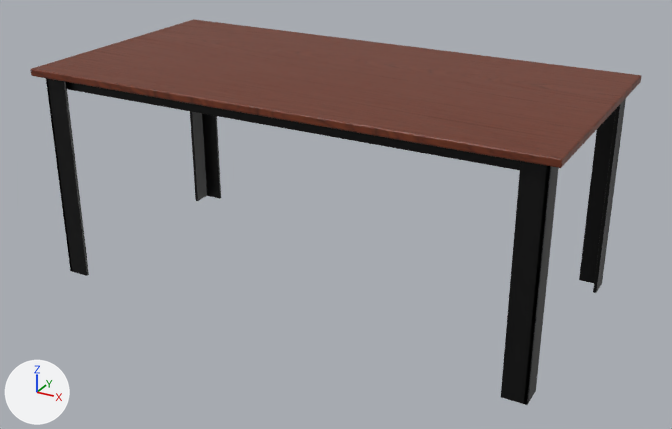
The glTF model models/table-valmo-180.glb: old version first, new version second.
Both versions are drawn from a 50 mm lens placed at (1.455, -2.619, 1.561), pointed at (0.034, -0.037, 0.27). The lights are fixed; the arrows at lower left show +X, +Y and +Z. The picture after the commit comes second. Where no turn or scale is listed for an object, it has been applied to the vertices. Vertices at exactly the same position are counted once.
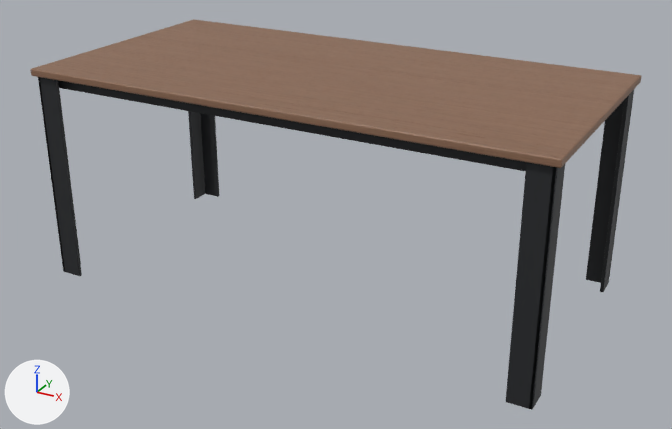
Changed parts and their boxes (x1, y1, x2, y2) in the pictures (672 x 429 px; the box of a moved part takes in the faces that stretch with it):
'Mesh_0', recoloured (lighter)
    both: (30, 19, 642, 168)
'Mesh_1', reshaped, rescaled
    before: (46, 78, 626, 405)
    after: (38, 77, 634, 410)
part 1 of me_mesh_1, moved or reshaped (mostly hidden)
    before: (66, 82, 520, 170)
    after: (58, 80, 526, 171)
part 2 of me_mesh_1, moved or reshaped
    before: (46, 78, 89, 276)
    after: (38, 77, 82, 276)
part 3 of me_mesh_1, moved or reshaped
    before: (579, 98, 626, 293)
    after: (586, 90, 634, 292)
part 4 of me_mesh_1, moved or reshaped
    before: (501, 161, 559, 405)
    after: (506, 162, 565, 410)

Edits to the bpy script that builds the scene:
```text
Add img_european_walnut_veneer_04_diff:
    img_european_walnut_veneer_04_diff = load_image('european_walnut_veneer_04_diff', '_unpacked/european_walnut_veneer_04_diff', 1024, 1024, 'sRGB')
Add img_european_walnut_veneer_04_rough:
    img_european_walnut_veneer_04_rough = load_image('european_walnut_veneer_04_rough', '_unpacked/european_walnut_veneer_04_rough', 512, 512, 'Non-Color')
Add img_european_walnut_veneer_04_nor:
    img_european_walnut_veneer_04_nor = load_image('european_walnut_veneer_04_nor', '_unpacked/european_walnut_veneer_04_nor', 512, 512, 'Non-Color')
Add mat_teak:
    mat_teak = bpy.data.materials.new('teak')
    # colours: light grey #d1c5bf
    # uses the picture img_european_walnut_veneer_04_diff
    # uses the picture img_european_walnut_veneer_04_nor
    # uses the picture img_european_walnut_veneer_04_rough
Change me_mesh_0:
    where me_mesh_0.from_pydata(...)  # 496 vertices, 996 faces; spans x -0.9..0.9, y -0.45..0.45, z -0.01..0.01
    remove me_mesh_0.materials.append(mat_recycled_teak)
    add me_mesh_0.materials.append(mat_teak)
Change me_mesh_1:
    where me_mesh_1.from_pydata(...)  # 1672 vertices, 3376 faces; spans x -1.0..1.0, y -0.49..0.49, z -0.42..0.42
    used by ob_mesh_1; location = (0.0, 0.0, 0.367); scale = (0.865, 0.865, 0.865)
    me_mesh_1 part 1: the loose piece of 152 vertices spanning x -0.97..0.97, y -0.46..-0.44, z 0.37..0.42 is scaled about the mesh origin by 0.977
    me_mesh_1 part 2: the loose piece of 266 vertices spanning x -1.0..-0.91, y -0.49..-0.39, z -0.42..0.42 is moved by (0.0, -0.01, 0.0)
    me_mesh_1 part 3: the loose piece of 266 vertices spanning x 0.91..1.0, y 0.39..0.49, z -0.42..0.42 is moved by (0.0, 0.01, 0.0)
    me_mesh_1 part 4: the loose piece of 266 vertices spanning x 0.91..1.0, y -0.49..-0.39, z -0.42..0.42 is moved by (0.0, -0.01, 0.0)
Change ob_mesh_1:
    ob_mesh_1.scale: (0.865, 0.865, 0.865) -> (0.885, 0.885, 0.885)
```
